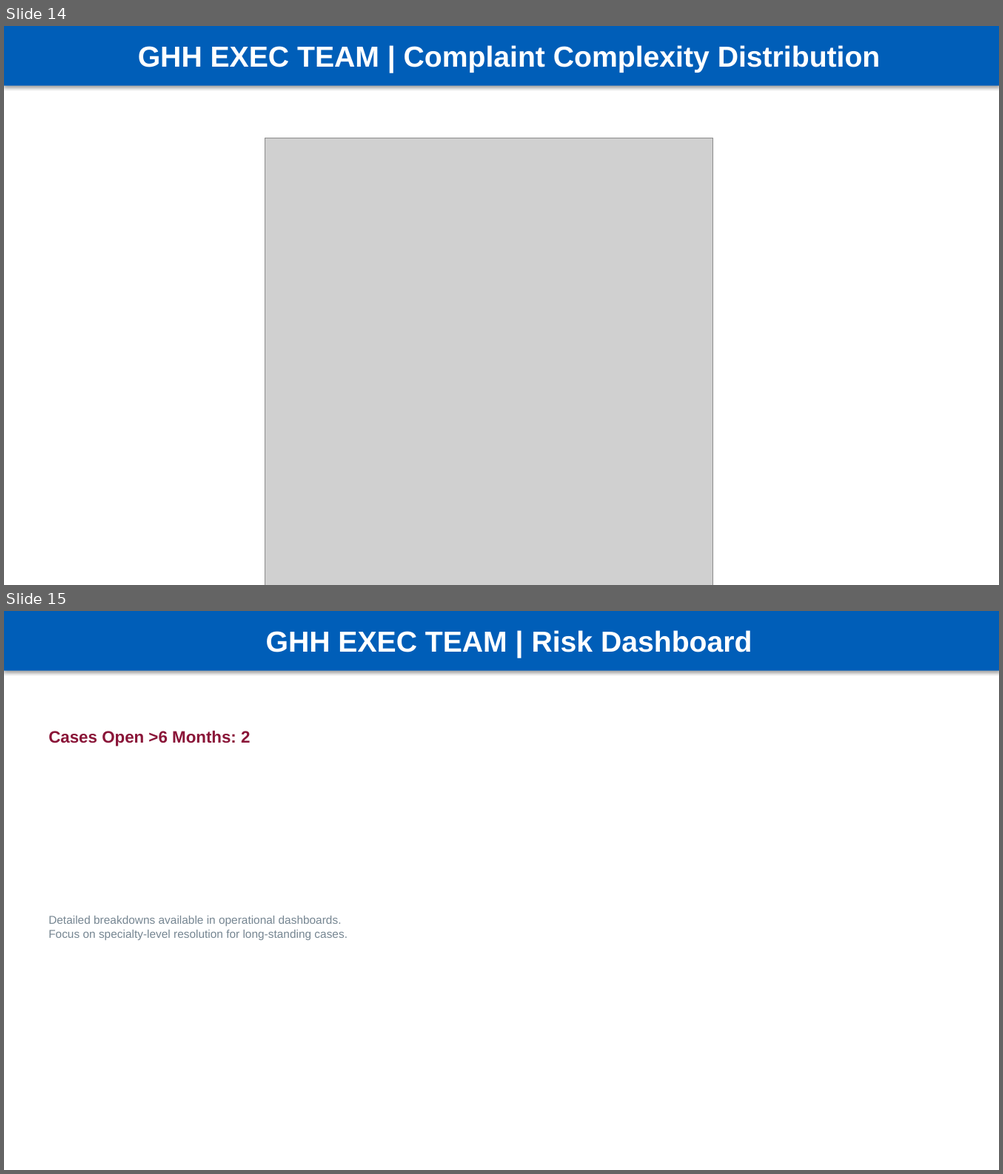
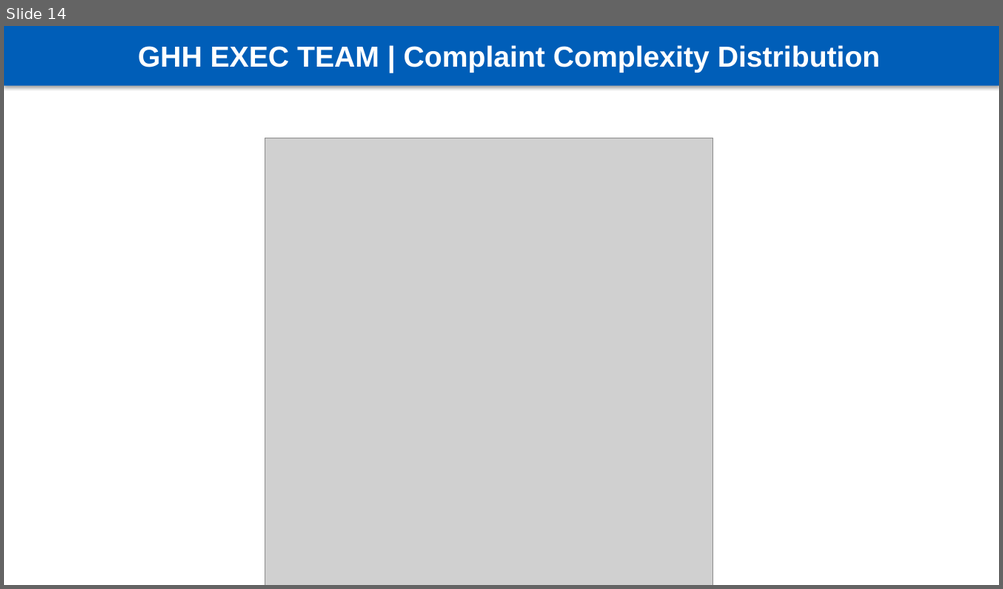
Before and after one commit to Lodd193/HPEG-Reports, a slide deck: outputs/GHH_Exec_Team_Complaints_Sep-2025-Nov-2025.pptx. Shown one above the other, each under a label of ours: slides 14 and 15 before the commit, slide 14 after it. The pictures are 1003x1174 and 1003x589 pixels, drawn with LibreOffice and Linux fonts; fonts in the diff are those of the drawing; grey boxes stand for pictures. Boxes give left, top, right and bottom in pixels: in the first picture for what was removed or moved away, otherwise in the second. Text is boxed around its words. In the diff, an @@ line names an element or a change of style, - is before the commit and + after.

```diff
--- a/outputs/GHH_Exec_Team_Complaints_Sep-2025-Nov-2025.pptx
+++ b/outputs/GHH_Exec_Team_Complaints_Sep-2025-Nov-2025.pptx
@@ slide 15 removed at box(4, 611, 999, 1170), background #FFFFFF @@
@@ rectangle removed at box(4, 611, 999, 671) @@
-GHH EXEC TEAM | Risk Dashboard
@@ text removed at box(48, 730, 250, 746) @@
-Cases Open >6 Months: 2
@@ text removed at box(48, 916, 347, 940) @@
-Detailed breakdowns available in operational dashboards.
-Focus on specialty-level resolution for long-standing cases.
```
Also in this commit, not shown: 4 slides changed, 1 slide added, 5 other files.
